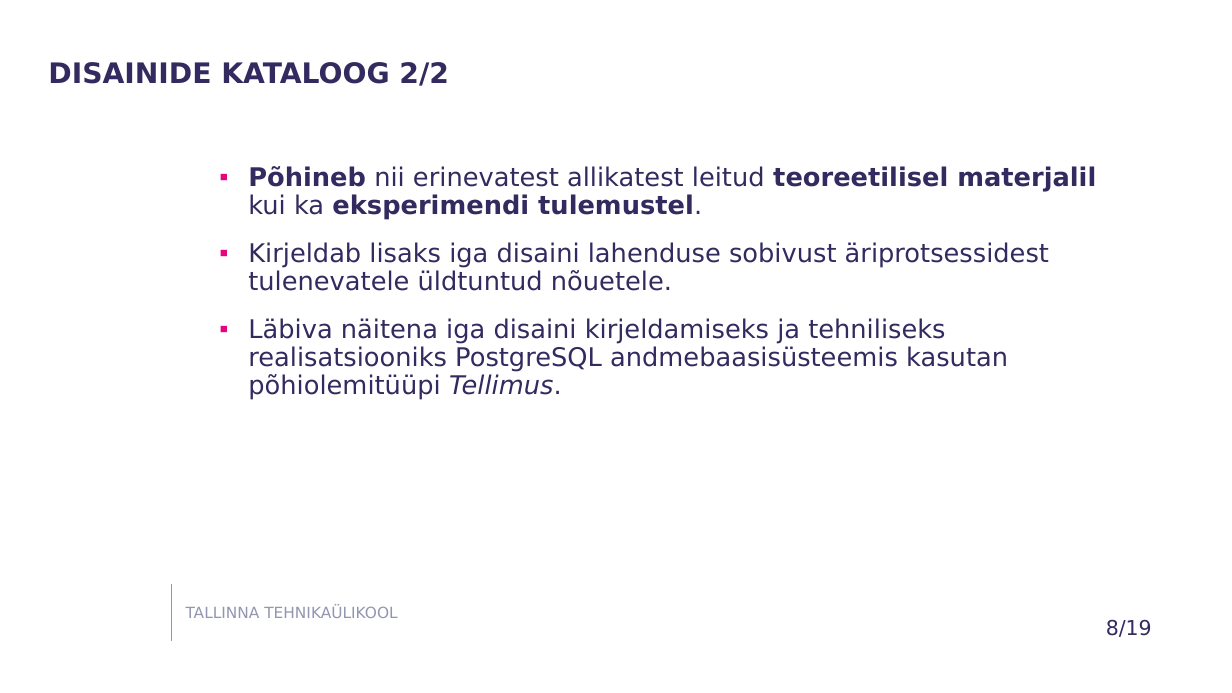
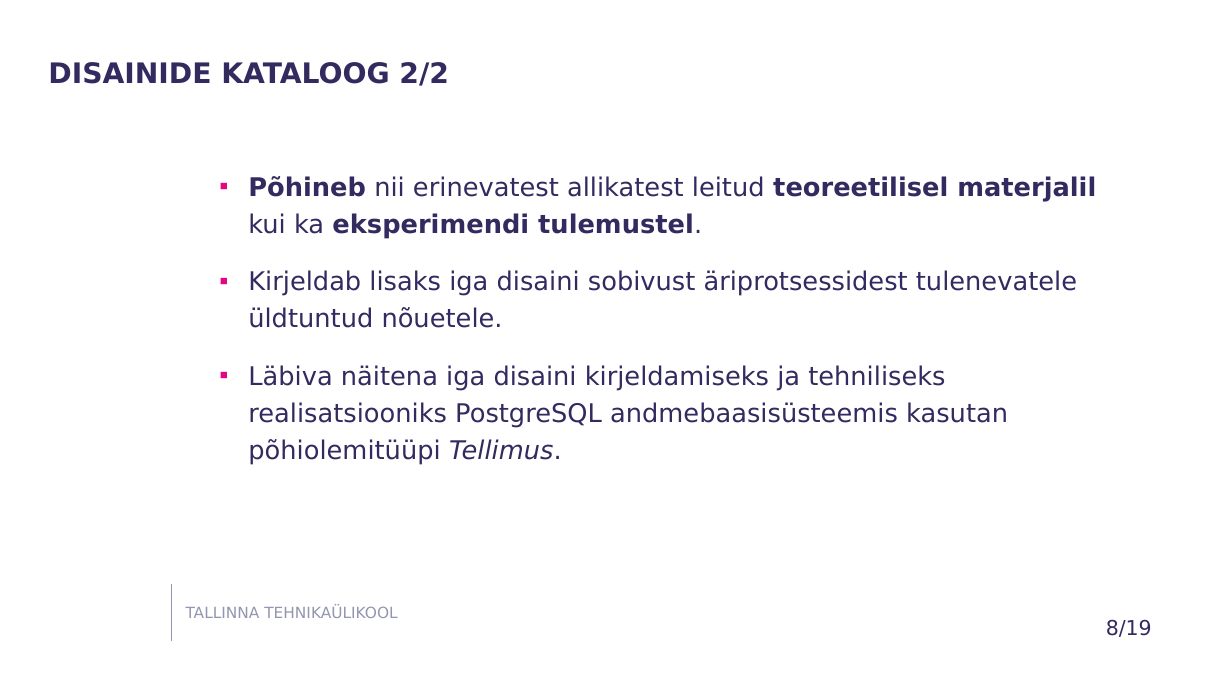
Before and after one commit to susannapeek1/SEISUNDITE-ESITAMINE-SQL-ANDMEBAASIDES, a slide deck: slide 8 of Ettekanne/Esitlus_Infosüsteemi_põhiolemite_seisundite_esitamine_SQL-Andmebaasides_Susanna_Peek.pptx. Drawn at 1232x693 pixels with LibreOffice and Linux fonts; fonts in the diff are those of the drawing; background and template pictures are left out. Boxes give left, top, right and bottom in pixels: in the first picture for what was removed or moved away, otherwise in the second. Text is boxed around its words. In the diff, an @@ line names an element or a change of style, - is before the commit and + after.

```diff
--- a/Ettekanne/Esitlus_Infosüsteemi_põhiolemite_seisundite_esitamine_SQL-Andmebaasides_Susanna_Peek.pptx
+++ b/Ettekanne/Esitlus_Infosüsteemi_põhiolemite_seisundite_esitamine_SQL-Andmebaasides_Susanna_Peek.pptx
@@ text at box(248, 176, 1096, 464): line spacing 0.9 to 1.2 @@
@@ text at box(248, 270, 1077, 328): text changed @@
-▪ Kirjeldab lisaks iga disaini lahenduse sobivust äriprotsessidest tulenevatele üldtuntud nõuetele.
+▪ Kirjeldab lisaks iga disaini sobivust äriprotsessidest tulenevatele üldtuntud nõuetele.
```
Also in this commit, not shown: 22 other slides changed.
